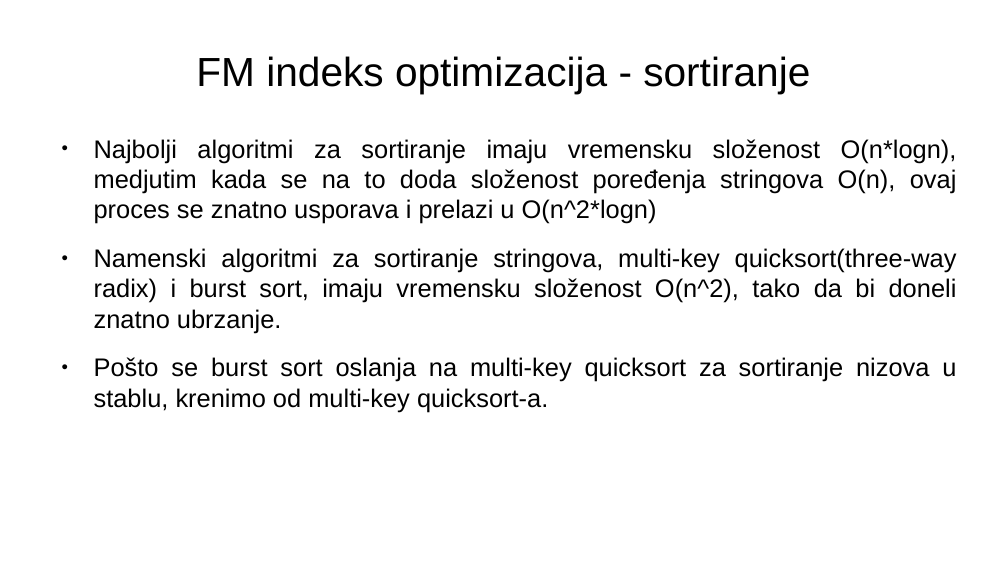
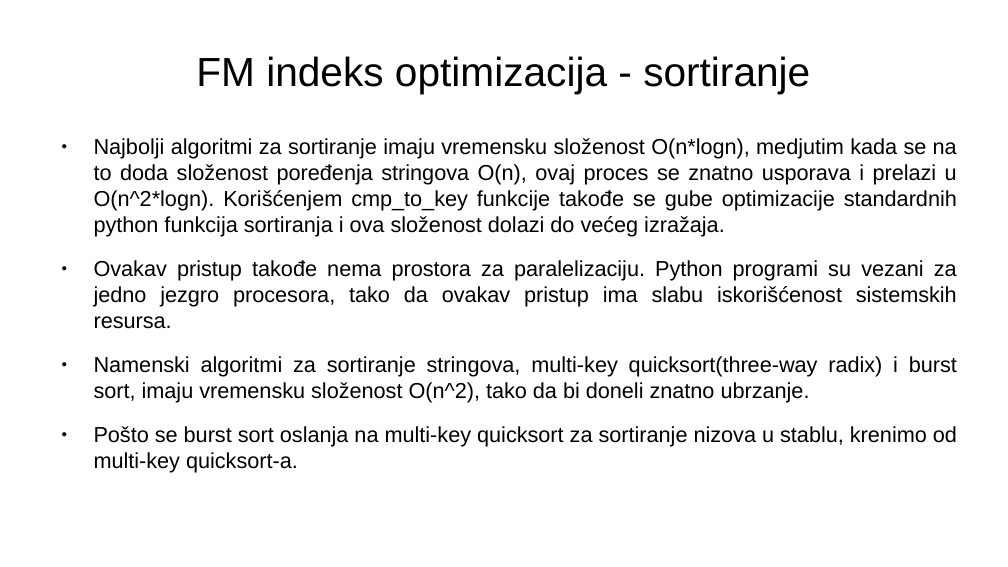
Before and after one commit to MalovicAleksandar/gi2022-ma213375m-projzad4, a slide deck: slide 26 of prezentacija.pptx (slide 31 before the commit). Drawn at 1008x567 pixels with LibreOffice and Linux fonts; fonts in the diff are those of the drawing. Boxes give left, top, right and bottom in pixels: in the first picture for what was removed or moved away, otherwise in the second. Text is boxed around its words. In the diff, an @@ line names an element or a change of style, - is before the commit and + after.

Commit message:
Update presentation

```diff
--- a/prezentacija.pptx
+++ b/prezentacija.pptx
@@ text at <box>94,138,957,329</box>: text changed; size 20 to 17.1 pt @@
-● Najbolji algoritmi za sortiranje imaju vremensku složenost O(n*logn), medjutim kada se na to doda složenost poređenja stringova O(n), ovaj proces se znatno usporava i prelazi u O(n^2*logn)
+● Najbolji algoritmi za sortiranje imaju vremensku složenost O(n*logn), medjutim kada se na to doda složenost poređenja stringova O(n), ovaj proces se znatno usporava i prelazi u O(n^2*logn). Korišćenjem cmp_to_key funkcije takođe se gube optimizacije standardnih python funkcija sortiranja i ova složenost dolazi do većeg izražaja.
+● Ovakav pristup takođe nema prostora za paralelizaciju. Python programi su vezani za jedno jezgro procesora, tako da ovakav pristup ima slabu iskorišćenost sistemskih resursa.
@@ text at <box>94,356,957,473</box>: size 20 to 17.1 pt in "Namenski algoritmi za sortiranje stringova, multi-key quicks ...", "Pošto se burst sort oslanja na multi-key ..." @@
```
Also in this commit, not shown: 3 other slides changed, 6 slides removed, 1 other file.
